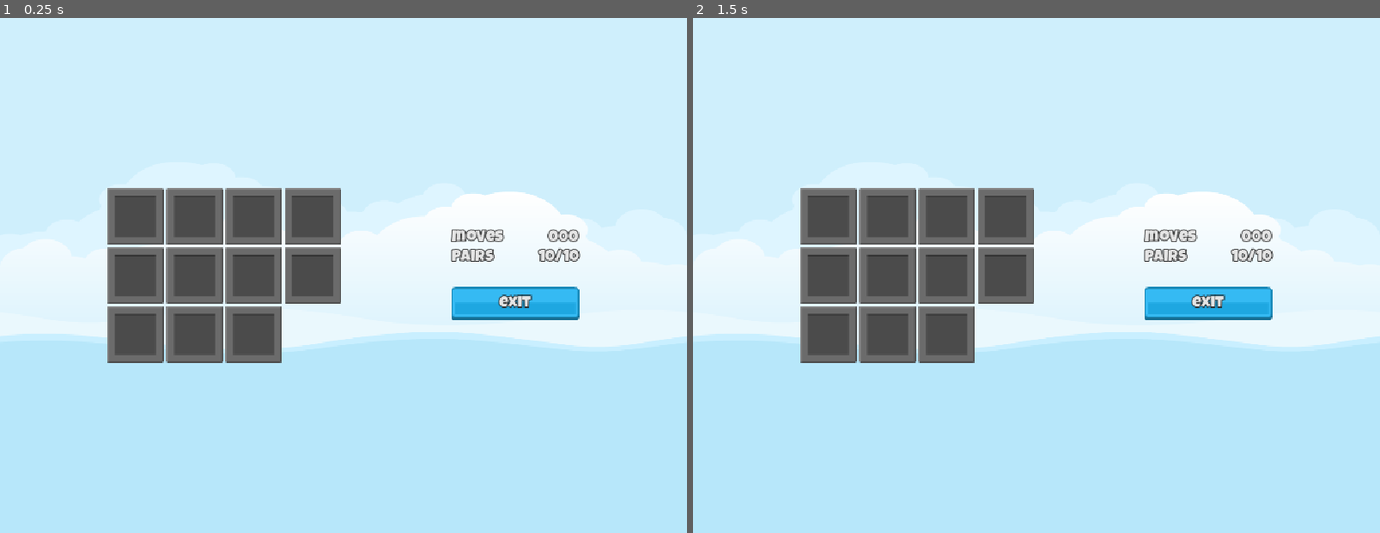
Above: before the commit, frames 1-2 (left to right).
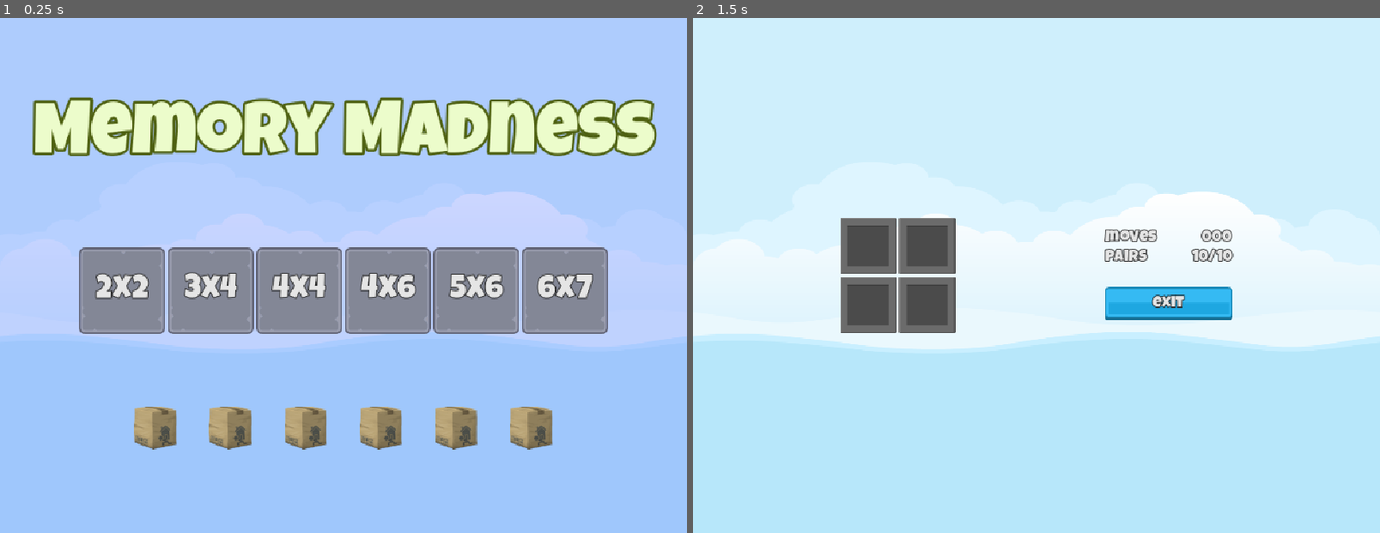
Above: after the commit, the same moments.

Repository: Valantis-Siomos/memory-madness
Game: Godot game, scene res://Scenes/Master/master.tscn
Same seed, same stepped clock (60 frames per second), same inputs: the game is played once before the commit and once after it.
Inputs (mouse positions are in pixels of both pictures, inside the frame that each line leads up to):
- Up to frame 1 (0.25 s): no input
- Up to frame 2 (1.5 s): click (830, 218) at 0.52 s; click (816, 290) at 1.25 s, where only the run after the commit has a clickable "2x2"

The runs differ from the first frame. In frame 1, 99% of the frame differs, in the area x 0-100%, y 0-100%; in frame 2, 11%.

Commit message:
make all scenes, exit button take you at menu screen,

Diff:
--- /dev/null
+++ b/Classes/LevelSetting.gd
@@ -0,0 +1,15 @@
+class_name LevelSetting
+
+extends Resource
+
+@export var rows: int = 2
+@export var cols: int = 2
+
+var total_titles: int:
+	get: return rows * cols
+
+var target_pairs: int:
+	get: return total_titles / 2
+
+func _to_string() -> String:
+	return "%dx%d" %[rows, cols]
--- a/Globals/SignalHub.gd
+++ b/Globals/SignalHub.gd
@@ -1,11 +1,14 @@
 extends Node
 
 
-# Called when the node enters the scene tree for the first time.
-func _ready() -> void:
-	pass # Replace with function body.
+signal on_level_selected(level_setting: LevelSetting)
+
+signal on_game_exit_pressed
 
 
-# Called every frame. 'delta' is the elapsed time since the previous frame.
-func _process(delta: float) -> void:
-	pass
+func emit_on_level_selected(level_setting: LevelSetting) -> void:
+	on_level_selected.emit(level_setting)
+
+
+func emit_on_exit_pressed() -> void:
+	on_game_exit_pressed.emit()
--- /dev/null
+++ b/Scenes/Game/Game.gd
@@ -0,0 +1,22 @@
+extends Control
+
+const MEMORY_TILE = preload("uid://cevqdar0spfew")
+
+@onready var grid_container: GridContainer = $HB/GridContainer
+
+# Called when the node enters the scene tree for the first time.
+func _ready() -> void:
+	SignalHub.on_level_selected.connect(on_level_selected)
+
+
+func on_level_selected(level_setting: LevelSetting) -> void:
+	grid_container.columns = level_setting.cols
+	for num in range(level_setting.total_titles):
+		var mt: MemoryTile = MEMORY_TILE.instantiate()
+		grid_container.add_child(mt)
+
+
+func _on_exit_button_pressed() -> void:
+	for t in grid_container.get_children():
+		t.queue_free()
+		SignalHub.emit_on_exit_pressed()
--- a/Scenes/Game/Game.tscn
+++ b/Scenes/Game/Game.tscn
@@ -1,6 +1,6 @@
 [gd_scene format=3 uid="uid://bwliesedvreqm"]
 
-[ext_resource type="PackedScene" uid="uid://cevqdar0spfew" path="res://Scenes/MemoryTile/MemoryTile.tscn" id="1_rdw05"]
+[ext_resource type="Script" uid="uid://cxcqq1fjksdwy" path="res://Scenes/Game/Game.gd" id="1_3k6gv"]
 [ext_resource type="LabelSettings" uid="uid://bnrivf73l5gum" path="res://Resources/LabelWhite24.tres" id="2_y3kpf"]
 [ext_resource type="Texture2D" uid="uid://c5sg10ux4bnqk" path="res://Assets/ui/blue_button00.png" id="3_3k6gv"]
 [ext_resource type="Texture2D" uid="uid://cn5gjhrhrgcaa" path="res://Assets/ui/yellow_button00.png" id="4_1q8bt"]
@@ -13,6 +13,7 @@
 anchor_bottom = 1.0
 grow_horizontal = 2
 grow_vertical = 2
+script = ExtResource("1_3k6gv")
 
 [node name="HB" type="HBoxContainer" parent="." unique_id=308166862]
 layout_mode = 1
@@ -31,39 +32,6 @@
 size_flags_horizontal = 4
 size_flags_vertical = 4
 columns = 4
-
-[node name="MemoryTile" parent="HB/GridContainer" unique_id=1149244917 instance=ExtResource("1_rdw05")]
-layout_mode = 2
-
-[node name="MemoryTile2" parent="HB/GridContainer" unique_id=33865096 instance=ExtResource("1_rdw05")]
-layout_mode = 2
-
-[node name="MemoryTile3" parent="HB/GridContainer" unique_id=625658838 instance=ExtResource("1_rdw05")]
-layout_mode = 2
-
-[node name="MemoryTile4" parent="HB/GridContainer" unique_id=1992226361 instance=ExtResource("1_rdw05")]
-layout_mode = 2
-
-[node name="MemoryTile5" parent="HB/GridContainer" unique_id=161356300 instance=ExtResource("1_rdw05")]
-layout_mode = 2
-
-[node name="MemoryTile6" parent="HB/GridContainer" unique_id=1198646740 instance=ExtResource("1_rdw05")]
-layout_mode = 2
-
-[node name="MemoryTile7" parent="HB/GridContainer" unique_id=957098508 instance=ExtResource("1_rdw05")]
-layout_mode = 2
-
-[node name="MemoryTile8" parent="HB/GridContainer" unique_id=1268539717 instance=ExtResource("1_rdw05")]
-layout_mode = 2
-
-[node name="MemoryTile9" parent="HB/GridContainer" unique_id=1013185793 instance=ExtResource("1_rdw05")]
-layout_mode = 2
-
-[node name="MemoryTile10" parent="HB/GridContainer" unique_id=900716328 instance=ExtResource("1_rdw05")]
-layout_mode = 2
-
-[node name="MemoryTile11" parent="HB/GridContainer" unique_id=1711769208 instance=ExtResource("1_rdw05")]
-layout_mode = 2
 
 [node name="Spacer2" type="Control" parent="HB" unique_id=964961114]
 layout_mode = 2
@@ -137,3 +105,5 @@
 [node name="Spacer3" type="Control" parent="HB" unique_id=337175140]
 layout_mode = 2
 size_flags_horizontal = 3
+
+[connection signal="pressed" from="HB/VB/ExitButton" to="." method="_on_exit_button_pressed"]
--- /dev/null
+++ b/Scenes/LevelButton/LevelButton.gd
@@ -0,0 +1,13 @@
+extends TextureButton
+
+@export var level_setting: LevelSetting
+
+@onready var label: Label = $Label
+
+# Called when the node enters the scene tree for the first time.
+func _ready() -> void:
+	label.text = str(level_setting)
+
+
+func _on_pressed() -> void:
+	SignalHub.emit_on_level_selected(level_setting)
--- a/Scenes/LevelButton/LevelButton.tscn
+++ b/Scenes/LevelButton/LevelButton.tscn
@@ -4,6 +4,12 @@
 [ext_resource type="Texture2D" uid="uid://dwn6en4bjafyy" path="res://Assets/ui/level_select_frame_select_128.png" id="2_anpwf"]
 [ext_resource type="Texture2D" uid="uid://b58uokiq7psud" path="res://Assets/ui/level_select_frame_hover_128.png" id="3_uqdhg"]
 [ext_resource type="LabelSettings" uid="uid://dx2c1xyjxnerp" path="res://Resources/TitleLabel.tres" id="4_anpwf"]
+[ext_resource type="Script" uid="uid://uh2o5uhuerqq" path="res://Scenes/LevelButton/LevelButton.gd" id="4_uqdhg"]
+[ext_resource type="Script" uid="uid://co42aul2yrt32" path="res://Classes/LevelSetting.gd" id="5_ufld2"]
+
+[sub_resource type="Resource" id="Resource_xrivr"]
+script = ExtResource("5_ufld2")
+metadata/_custom_type_script = "uid://co42aul2yrt32"
 
 [node name="LevelButton" type="TextureButton" unique_id=1193985071]
 offset_right = 40.0
@@ -11,6 +17,8 @@
 texture_normal = ExtResource("1_3r2e7")
 texture_pressed = ExtResource("2_anpwf")
 texture_hover = ExtResource("3_uqdhg")
+script = ExtResource("4_uqdhg")
+level_setting = SubResource("Resource_xrivr")
 
 [node name="Label" type="Label" parent="." unique_id=117795082]
 layout_mode = 1
@@ -29,3 +37,5 @@
 label_settings = ExtResource("4_anpwf")
 horizontal_alignment = 1
 vertical_alignment = 1
+
+[connection signal="pressed" from="." to="." method="_on_pressed"]
--- a/Scenes/Main/Main.tscn
+++ b/Scenes/Main/Main.tscn
@@ -2,6 +2,7 @@
 
 [ext_resource type="FontFile" uid="uid://cgvk11l8lignh" path="res://Assets/fonts/LuckiestGuy-Regular.ttf" id="1_cmk6n"]
 [ext_resource type="PackedScene" uid="uid://b851y6tfvdvgo" path="res://Scenes/LevelButton/LevelButton.tscn" id="2_i3fi7"]
+[ext_resource type="Script" uid="uid://co42aul2yrt32" path="res://Classes/LevelSetting.gd" id="3_i3fi7"]
 [ext_resource type="PackedScene" uid="uid://cdhj3vqmxq5n6" path="res://Scenes/FrontSprite/FrontSprite.tscn" id="3_o8wgc"]
 
 [sub_resource type="LabelSettings" id="LabelSettings_13qdw"]
@@ -10,6 +11,36 @@
 font_color = Color(0.9254902, 0.9882353, 0.79607844, 1)
 outline_size = 16
 outline_color = Color(0.30602723, 0.37821794, 0.06613346, 1)
+
+[sub_resource type="Resource" id="Resource_vq23j"]
+script = ExtResource("3_i3fi7")
+rows = 3
+cols = 4
+metadata/_custom_type_script = "uid://co42aul2yrt32"
+
+[sub_resource type="Resource" id="Resource_o8wgc"]
+script = ExtResource("3_i3fi7")
+rows = 4
+cols = 4
+metadata/_custom_type_script = "uid://co42aul2yrt32"
+
+[sub_resource type="Resource" id="Resource_w20t6"]
+script = ExtResource("3_i3fi7")
+rows = 4
+cols = 6
+metadata/_custom_type_script = "uid://co42aul2yrt32"
+
+[sub_resource type="Resource" id="Resource_aw1lf"]
+script = ExtResource("3_i3fi7")
+rows = 5
+cols = 6
+metadata/_custom_type_script = "uid://co42aul2yrt32"
+
+[sub_resource type="Resource" id="Resource_i3fi7"]
+script = ExtResource("3_i3fi7")
+rows = 6
+cols = 7
+metadata/_custom_type_script = "uid://co42aul2yrt32"
 
 [node name="Main" type="Control" unique_id=1357760168]
 layout_mode = 3
@@ -58,18 +89,23 @@
 
 [node name="LevelButton2" parent="VB/HBoxContainer" unique_id=430248086 instance=ExtResource("2_i3fi7")]
 layout_mode = 2
+level_setting = SubResource("Resource_vq23j")
 
 [node name="LevelButton3" parent="VB/HBoxContainer" unique_id=1204854811 instance=ExtResource("2_i3fi7")]
 layout_mode = 2
+level_setting = SubResource("Resource_o8wgc")
 
 [node name="LevelButton4" parent="VB/HBoxContainer" unique_id=1648177628 instance=ExtResource("2_i3fi7")]
 layout_mode = 2
+level_setting = SubResource("Resource_w20t6")
 
 [node name="LevelButton5" parent="VB/HBoxContainer" unique_id=837874984 instance=ExtResource("2_i3fi7")]
 layout_mode = 2
+level_setting = SubResource("Resource_aw1lf")
 
 [node name="LevelButton6" parent="VB/HBoxContainer" unique_id=1490722568 instance=ExtResource("2_i3fi7")]
 layout_mode = 2
+level_setting = SubResource("Resource_i3fi7")
 
 [node name="HBSprites" type="HBoxContainer" parent="VB" unique_id=1888407516]
 layout_mode = 2
--- /dev/null
+++ b/Scenes/Master/Master.gd
@@ -0,0 +1,25 @@
+extends Control
+
+@onready var main: Control = $Main
+@onready var game: Control = $Game
+
+
+
+
+# Called when the node enters the scene tree for the first time.
+func _ready() -> void:
+	SignalHub.on_level_selected.connect(on_level_selected)
+	SignalHub.on_game_exit_pressed.connect(on_game_exit_pressed)
+	on_game_exit_pressed()
+
+
+func show_game(s: bool) -> void:
+	game.visible = s
+	main.visible = !s
+
+
+func on_game_exit_pressed() -> void:
+	show_game(false)
+
+func on_level_selected(_level_setting: LevelSetting) -> void:
+	show_game(true)
--- a/Scenes/Master/master.tscn
+++ b/Scenes/Master/master.tscn
@@ -1,5 +1,6 @@
 [gd_scene format=3 uid="uid://dtphlit87s0av"]
 
+[ext_resource type="Script" uid="uid://brieatah5lbeh" path="res://Scenes/Master/Master.gd" id="1_f3hoe"]
 [ext_resource type="Texture2D" uid="uid://bwqn55ww4rkf2" path="res://Assets/images/backgroundEmpty.png" id="1_w1n7p"]
 [ext_resource type="PackedScene" uid="uid://bs1x6v1m5k1vs" path="res://Scenes/Main/Main.tscn" id="2_a4gx0"]
 [ext_resource type="PackedScene" uid="uid://bwliesedvreqm" path="res://Scenes/Game/Game.tscn" id="3_vq23j"]
@@ -11,6 +12,7 @@
 anchor_bottom = 1.0
 grow_horizontal = 2
 grow_vertical = 2
+script = ExtResource("1_f3hoe")
 
 [node name="TextureRect" type="TextureRect" parent="." unique_id=630629248]
 layout_mode = 1
--- /dev/null
+++ b/Scenes/MemoryTile/MemoryTile.gd
@@ -0,0 +1,3 @@
+class_name MemoryTile
+
+extends TextureButton
--- a/Scenes/MemoryTile/MemoryTile.tscn
+++ b/Scenes/MemoryTile/MemoryTile.tscn
@@ -1,8 +1,10 @@
 [gd_scene format=3 uid="uid://cevqdar0spfew"]
 
 [ext_resource type="Texture2D" uid="uid://cgmc5478pq2ut" path="res://Assets/frames/hidden_frame_blank.png" id="1_dtpqw"]
+[ext_resource type="Script" uid="uid://do5s43bfopim8" path="res://Scenes/MemoryTile/MemoryTile.gd" id="2_axhco"]
 
 [node name="MemoryTile" type="TextureButton" unique_id=1149244917]
 offset_right = 40.0
 offset_bottom = 40.0
 texture_normal = ExtResource("1_dtpqw")
+script = ExtResource("2_axhco")
Not shown, added: Classes/LevelSetting.gd.uid
Not shown, added: Scenes/Game/Game.gd.uid
Not shown, added: Scenes/LevelButton/LevelButton.gd.uid
Not shown, added: Scenes/Master/Master.gd.uid
Not shown, added: Scenes/MemoryTile/MemoryTile.gd.uid
